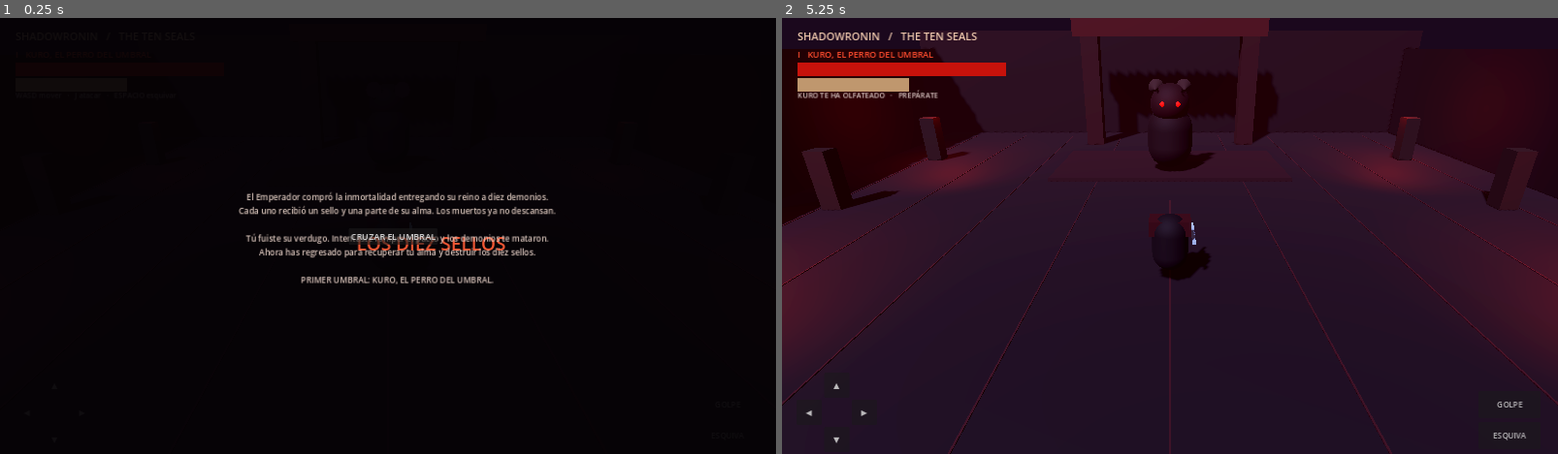
Above: before the commit, frames 1-2 (left to right).
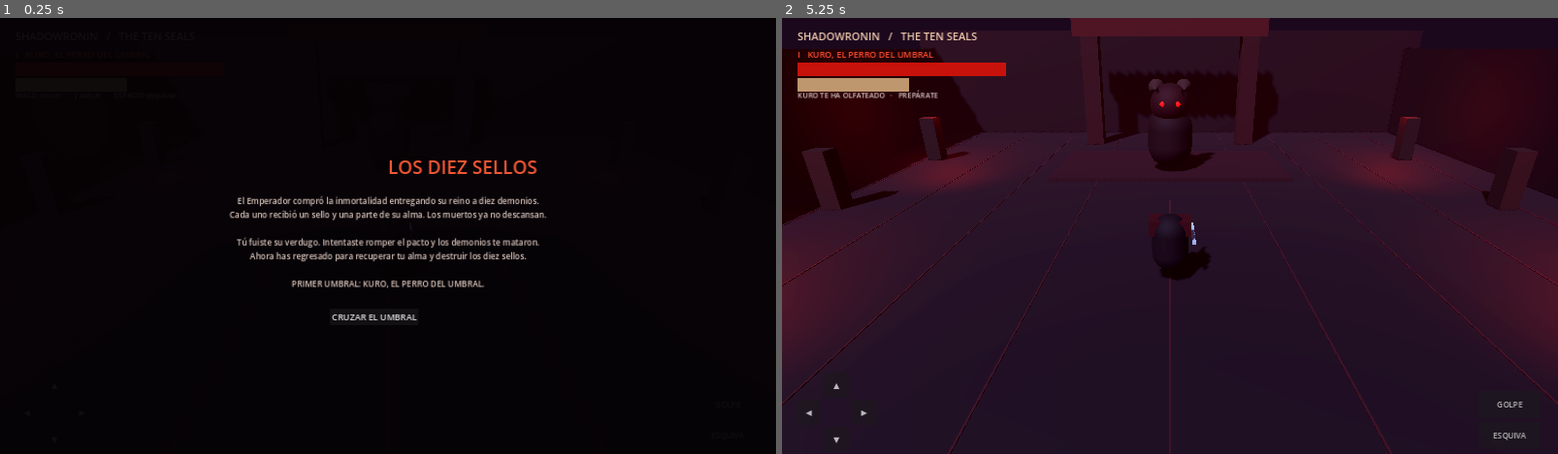
Above: after the commit, the same moments.

Repository: orbitalronin94/ShadowRonin
Game: Godot game, scene res://scenes/main.tscn
Two runs of this game, one before a commit and one after it. Both use one fixed random seed, a clock stepped at 60 frames per second and the inputs below.
Inputs:
- Up to frame 1 (0.25 s): no input
- Up to frame 2 (5.25 s): click "GOLPE" at 0.5 s; click "ESQUIVA" at 1.25 s; click "◀" at 2 s; click "▶" at 2.75 s; click "▲" at 3.5 s; click "▼" at 4.25 s; click "CRUZAR EL UMBRAL" at 5 s

The runs differ from the first frame. In frame 1, 3.7% of the frame differs, in the area x 29-72%, y 32-70%; in frame 2, nothing differs.

Commit message:
Correct centered intro and result card layout

Diff:
--- a/scripts/main.gd
+++ b/scripts/main.gd
@@ -184,16 +184,16 @@
 	parent.add_child(intro_panel)
 	var heading := Label.new()
 	heading.text = "LOS DIEZ SELLOS"
+	heading.set_anchors_and_offsets_preset(Control.PRESET_CENTER)
 	heading.position = Vector2(0, -170)
-	heading.set_anchors_and_offsets_preset(Control.PRESET_CENTER)
 	heading.add_theme_font_size_override("font_size", 38)
 	heading.add_theme_color_override("font_color", Color(0.95, 0.34, 0.2))
 	intro_panel.add_child(heading)
 	var lore := Label.new()
 	lore.text = "El Emperador compró la inmortalidad entregando su reino a diez demonios.\nCada uno recibió un sello y una …(244 unchanged characters)…
+	lore.set_anchors_and_offsets_preset(Control.PRESET_CENTER)
 	lore.position = Vector2(-360, -90)
 	lore.size = Vector2(720, 210)
-	lore.set_anchors_and_offsets_preset(Control.PRESET_CENTER)
 	lore.horizontal_alignment = HORIZONTAL_ALIGNMENT_CENTER
 	lore.vertical_alignment = VERTICAL_ALIGNMENT_CENTER
 	lore.add_theme_font_size_override("font_size", 17)
@@ -202,8 +202,8 @@
 	var start := Button.new()
 	start.text = "CRUZAR EL UMBRAL"
 	start.size = Vector2(240, 58)
+	start.set_anchors_and_offsets_preset(Control.PRESET_CENTER)
 	start.position = Vector2(-120, 150)
-	start.set_anchors_and_offsets_preset(Control.PRESET_CENTER)
 	start.add_theme_font_size_override("font_size", 18)
 	start.pressed.connect(_start_encounter)
 	intro_panel.add_child(start)
@@ -298,15 +298,15 @@
 	canvas_layer.add_child(shade)
 	var title := Label.new()
 	title.text = heading
+	title.set_anchors_and_offsets_preset(Control.PRESET_CENTER)
 	title.position = Vector2(0, -42)
-	title.set_anchors_and_offsets_preset(Control.PRESET_CENTER)
 	title.add_theme_font_size_override("font_size", 40)
 	title.add_theme_color_override("font_color", Color(0.95, 0.34, 0.2))
 	shade.add_child(title)
 	var detail := Label.new()
 	detail.text = subtitle + "\nPulsa R para volver a combatir."
+	detail.set_anchors_and_offsets_preset(Control.PRESET_CENTER)
 	detail.position = Vector2(0, 22)
-	detail.set_anchors_and_offsets_preset(Control.PRESET_CENTER)
 	detail.add_theme_font_size_override("font_size", 19)
 	shade.add_child(detail)
 
